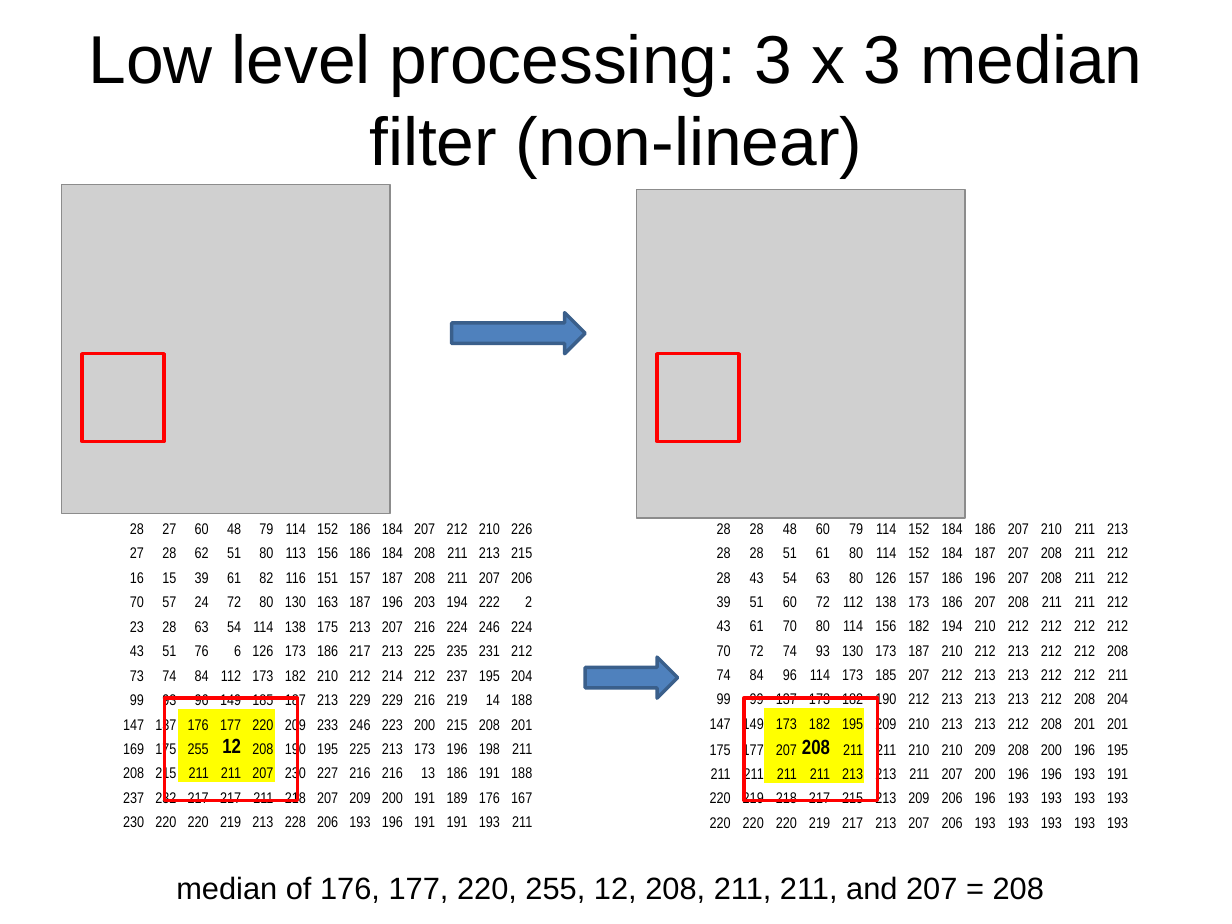
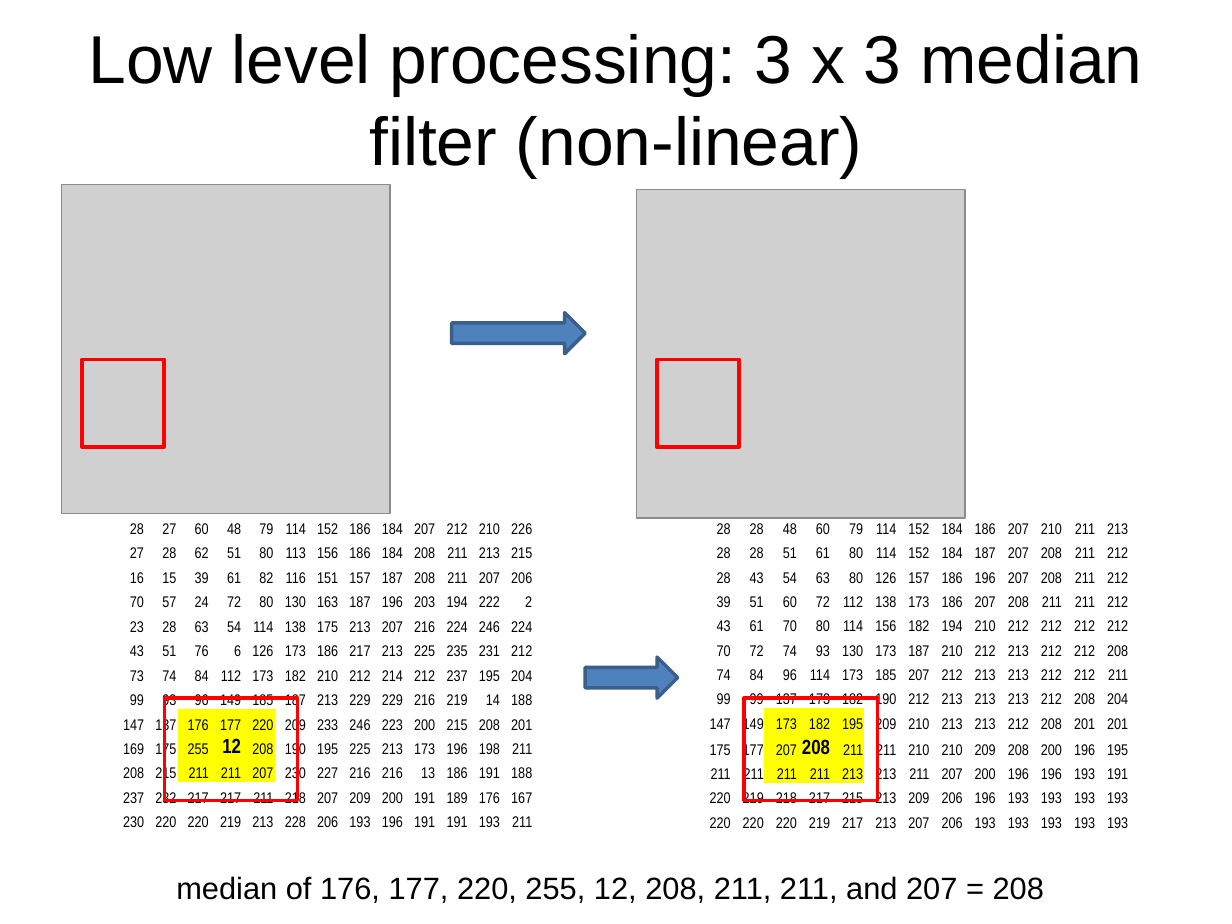
Before and after one commit to ornelles/imaging-talk, a slide deck: slide 9 of R Users group.pptx. Drawn at 1232x924 pixels with LibreOffice and Linux fonts; fonts in the diff are those of the drawing; grey boxes stand for pictures. Boxes give left, top, right and bottom in pixels: in the first picture for what was removed or moved away, otherwise in the second. Text is boxed around its words. In the diff, an @@ line names an element or a change of style, - is before the commit and + after.

```diff
--- a/R Users group.pptx
+++ b/R Users group.pptx
@@ rectangle: place and size @@
-rectangle at <box>83,354,165,441</box>
+rectangle at <box>83,360,165,447</box>
@@ rectangle: place and size @@
-rectangle at <box>657,354,739,441</box>
+rectangle at <box>657,360,739,447</box>
```
Also in this commit, not shown: 2 other slides changed, 3 other files.
